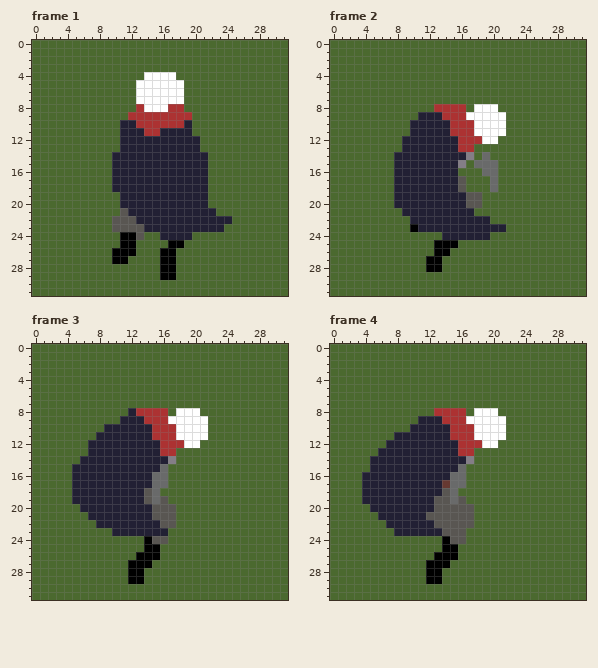
File history of a pixel-art file, aseprite/attackup1.aseprite. The first picture shows the starting point.
32x32 pixels, 10 frames. Shown: frame 1, frame 2, frame 3, frame 4. The commit also changed other frames, which this record leaves out.
Now the later version:
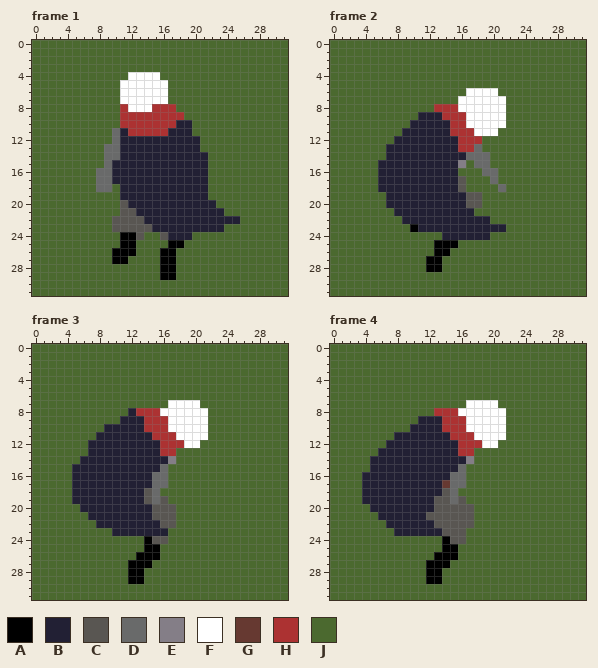
Palette (. is transparent): A #000000  B #222034  C #595652  D #696a6a  E #847e87  F #ffffff  G #663931  H #ac3232  J #4b692f
From old to new:
Frame 1, layers "Head", "cape", "arms":
The edit turns colour H into colour B in row 10 at x 18.
The edit turns colour J into colour B in row 20 at x 22; in row 21 at x 23; in row 22 at x 25.
The edit turns colour B into colour C in row 20 at x 11; in row 21 at x 12; in row 22 at x 13; in row 23 at x 14; in row 24 at x 16.
The edit turns colour B into colour D in row 14 at x 10.
The edit turns colour J into colour D in rows 11 to 12 at x 10; in row 13 at x 9 to 10; in rows 14 to 15 at x 9; in rows 16 to 18 at x 8 to 9.
The edit turns colour H into colour F in row 8 at x 13.
The edit turns colour J into colour F in row 4 at x 12 to 13; in rows 5 to 7 at x 11 to 12; in row 8 at x 12.
The edit turns colour B into colour H in row 10 at x 11 to 12; in row 11 at x 12 to 13 and 16.
The edit turns colour F into colour H in row 8 at x 15 to 16.
The edit turns colour J into colour H in rows 8 to 9 at x 11.
The edit turns colour B into colour J in row 18 at x 10.
The edit turns colour F into colour J in row 4 at x 16 to 17; in rows 5 to 7 at x 17 to 18.
The edit turns colour H into colour J in row 8 at x 18; in row 9 at x 19.
Frame 2, layers "Head", "cape", "arms":
The edit turns colour J into colour B in row 11 at x 9; in row 12 at x 8; in row 13 at x 7 to 8; in row 14 at x 7; in rows 15 to 18 at x 6 to 7; in rows 19 to 20 at x 7.
The edit turns colour J into colour B in row 21 at x 8; in row 22 at x 9.
The edit turns colour E into colour D in row 14 at x 17.
The edit turns colour J into colour D in rows 13 to 14 at x 18; in row 18 at x 21.
The edit turns colour H into colour F in row 8 at x 16; in row 10 at x 17.
The edit turns colour J into colour F in row 6 at x 17 to 20; in row 7 at x 16 to 21; in row 8 at x 17 and 21.
The edit turns colour D into colour J in row 15 at x 20; in row 18 at x 20.
The edit turns colour F into colour J in row 11 at x 21; in row 12 at x 19 to 20.
Frame 3, layer "Head":
The edit turns colour H into colour F in row 8 at x 16; in row 10 at x 17.
The edit turns colour J into colour F in row 7 at x 17 to 20; in row 8 at x 17 and 21.
The edit turns colour B into colour H in row 10 at x 14.
Frame 4, layer "Head": the same change as frame 3
Boxes around the changes in both pictures, in picture pixels (x1, y1, x2, y2):
changed: (96, 72, 192, 240)
changed: (208, 200, 240, 224)
changed: (458, 88, 506, 192)
changed: (378, 128, 410, 224)
changed: (144, 400, 208, 432)
changed: (442, 400, 506, 432)
